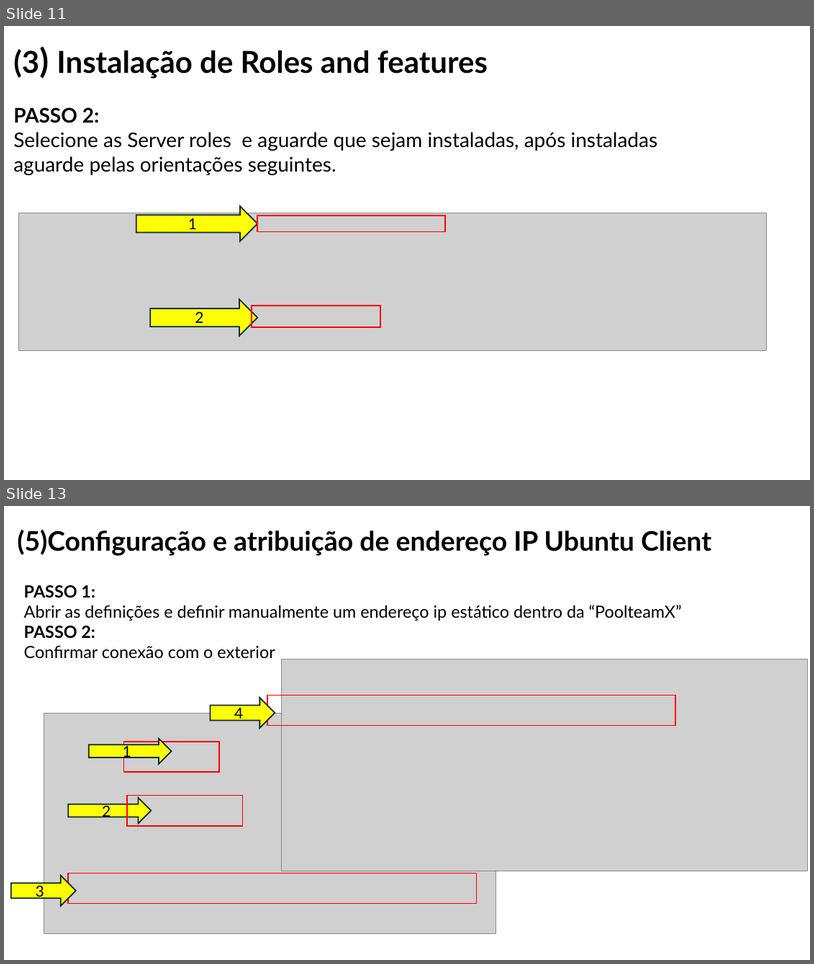
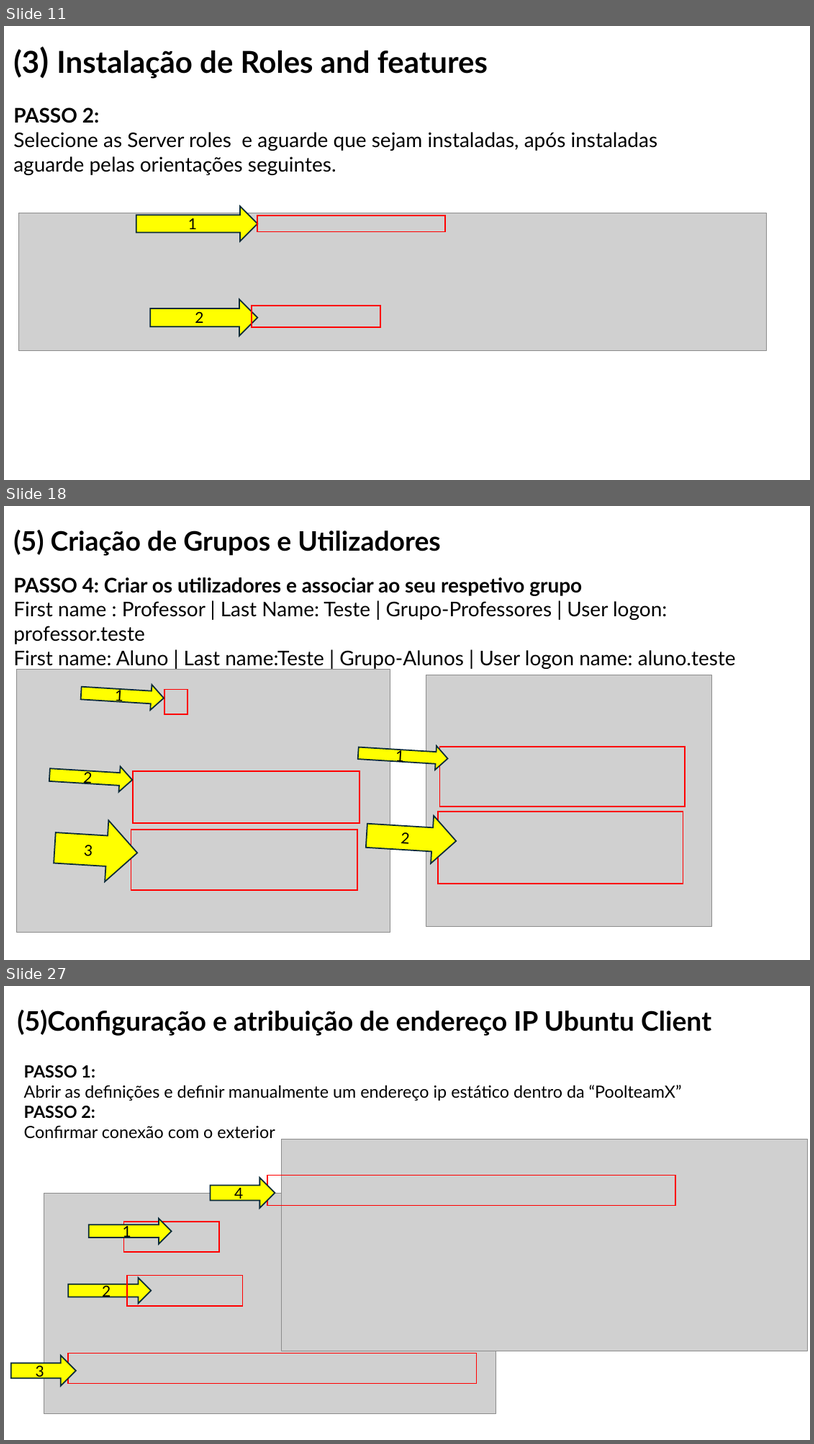
Before and after one commit to orlandonss/TrabalhoSR2, a slide deck: Relatorio_Tutoriais_Workshop/WORKSHOP WINDOWS AD DS & LINUX SERVICES.pptx. Shown one above the other, each under a label of ours: slides 11 and 13 before the commit, slides 11, 18 and 27 after it; the slides between them are not shown. The pictures are 814x964 and 814x1444 pixels, drawn with LibreOffice and Linux fonts; fonts in the diff are those of the drawing; grey boxes stand for pictures. Boxes give left, top, right and bottom in pixels: in the first picture for what was removed or moved away, otherwise in the second. Text is boxed around its words. In the diff, an @@ line names an element or a change of style, - is before the commit and + after.

```diff
--- a/Relatorio_Tutoriais_Workshop/WORKSHOP WINDOWS AD DS & LINUX SERVICES.pptx
+++ b/Relatorio_Tutoriais_Workshop/WORKSHOP WINDOWS AD DS & LINUX SERVICES.pptx
@@ slide 18 added at <box>4,506,810,960</box>, background #FFFFFF @@
@@ title added at <box>13,530,441,556</box>, 32 pt, text #000000, bold @@
+(5) Criação de Grupos e Utilizadores
@@ text added at <box>13,577,736,669</box>, 24 pt, text #000000 @@
+PASSO 4: Criar os utilizadores e associar ao seu respetivo grupo
+First name : Professor | Last Name: Teste | Grupo-Professores | User logon: professor.teste
+First name: Aluno | Last name:Teste | Grupo-Alunos | User logon name: aluno.teste
@@ picture added at <box>17,669,391,932</box> @@
@@ picture added at <box>426,674,712,926</box> @@
@@ right arrow added at <box>80,680,165,710</box>, fill #FFFF00, outline #092A39 1.5 pt, 18 pt, text #000000 @@
+1
@@ rectangle added at <box>165,690,188,714</box>, outline #FF0000 1.5 pt @@
@@ right arrow added at <box>358,741,449,770</box>, fill #FFFF00, outline #092A39 1.5 pt, 18 pt, text #000000 @@
+1
@@ right arrow added at <box>49,762,133,793</box>, fill #FFFF00, outline #092A39 1.5 pt, 18 pt, text #000000 @@
+2
@@ rectangle added at <box>440,746,686,807</box>, outline #FF0000 1.5 pt @@
@@ rectangle added at <box>133,771,360,823</box>, outline #FF0000 1.5 pt @@
@@ right arrow added at <box>53,817,139,883</box>, fill #FFFF00, outline #092A39 1.5 pt, 18 pt, text #000000 @@
+3
@@ right arrow added at <box>365,811,458,865</box>, fill #FFFF00, outline #092A39 1.5 pt, 18 pt, text #000000 @@
+2
@@ rectangle added at <box>437,811,684,883</box>, outline #FF0000 1.5 pt @@
@@ rectangle added at <box>131,830,358,890</box>, outline #FF0000 1.5 pt @@
@@ what was slide 13 is now slide 27 @@
```
Also in this commit, not shown: 14 other slides added, 1 slide removed, 2 other files.
